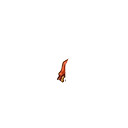
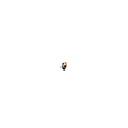
Two versions of the same layered image (128x128). Layer-by-layer changes:
added layer "Right Palm (mirrored)" above "Right Palm" over left=60, top=62, right=67, bottom=71
hid "Left Shoulder", painted on it over left=56, top=58, right=69, bottom=83
